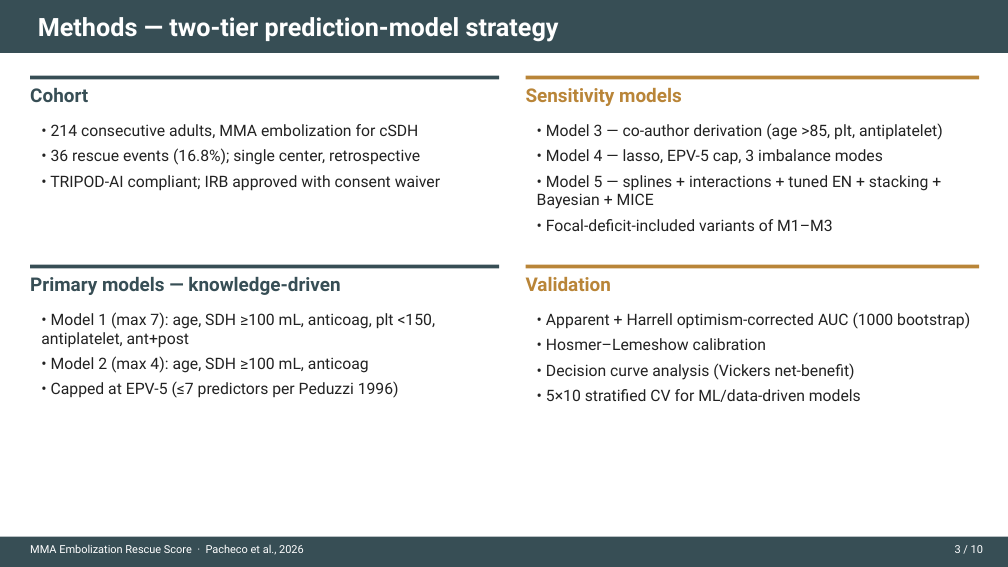
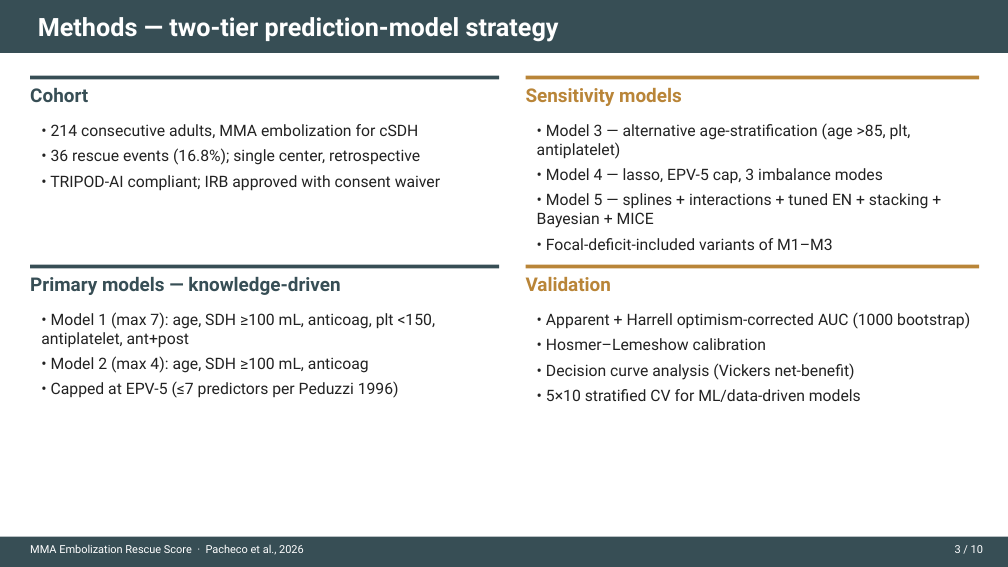
Before and after one commit to nielspac177/mmae-rescue-score-code, a slide deck: slide 3 of MMA_rescue_slides.pptx. Drawn at 1008x567 pixels with LibreOffice and Linux fonts; fonts in the diff are those of the drawing. Boxes give left, top, right and bottom in pixels: in the first picture for what was removed or moved away, otherwise in the second. Text is boxed around its words. In the diff, an @@ line names an element or a change of style, - is before the commit and + after.

Commit message:
Reframe Model 3 as alternative age-stratification specification across manuscript, slides, and build_socr docstring.

```diff
--- a/MMA_rescue_slides.pptx
+++ b/MMA_rescue_slides.pptx
@@ text at [537, 123, 911, 159]: text changed @@
-• Model 3 — co-author derivation (age >85, plt, antiplatelet)
+• Model 3 — alternative age-stratification (age >85, plt, antiplatelet)
```
Also in this commit, not shown: 1 other slide changed, 6 other files.
